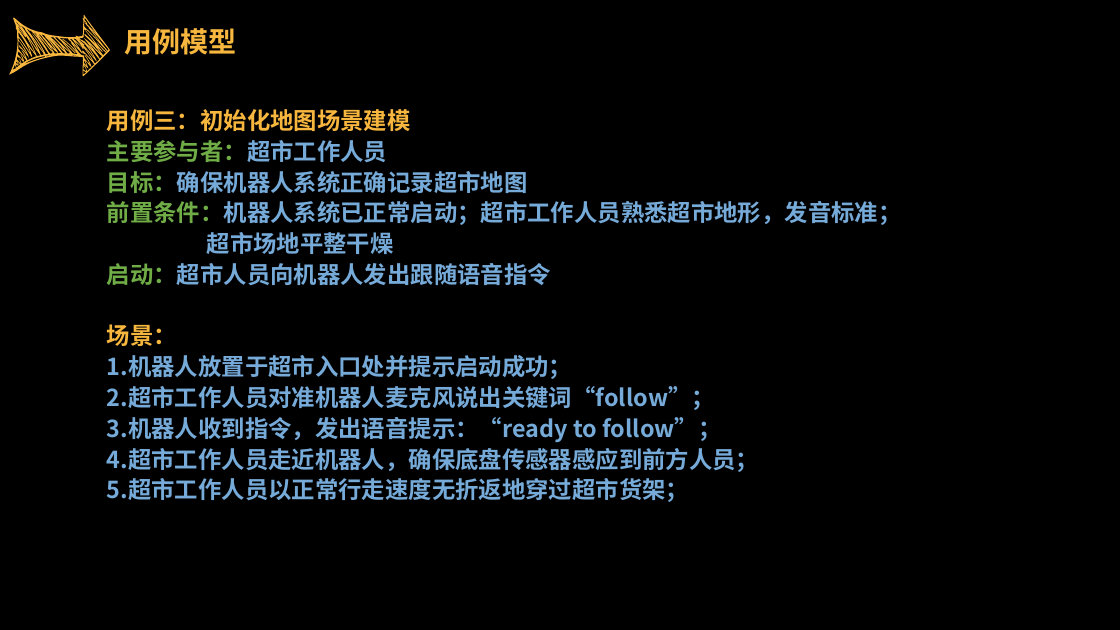
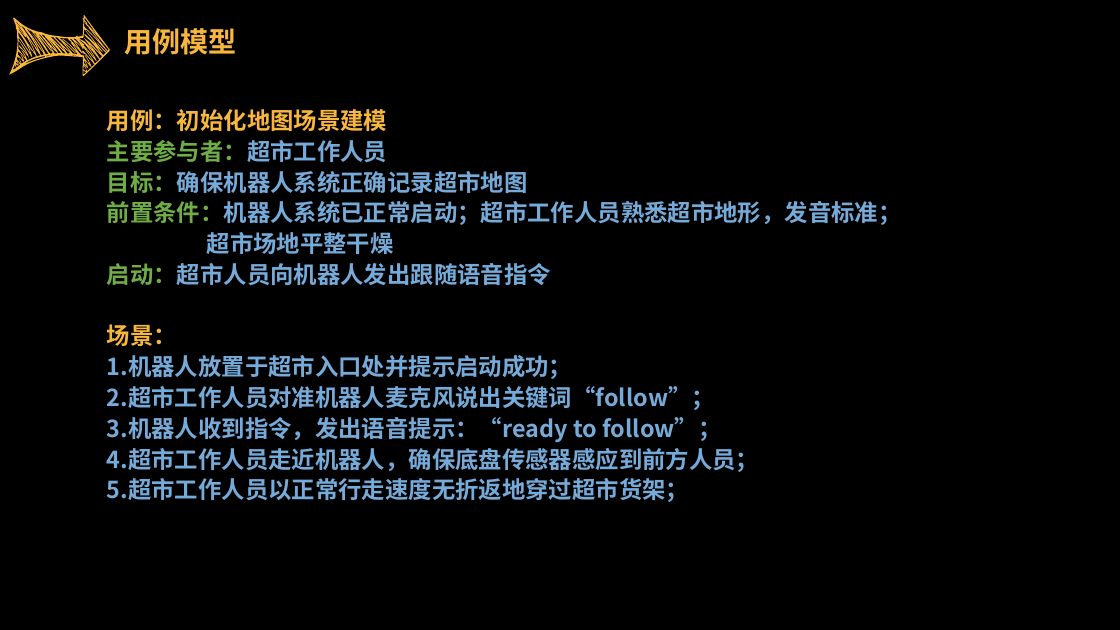
Before and after one commit to sebuaa2019/Team103, a slide deck: slide 7 of SE0423答辩TEAM103.pptx (slide 9 before the commit). Drawn at 1120x630 pixels with LibreOffice and Linux fonts; fonts in the diff are those of the drawing. Boxes give left, top, right and bottom in pixels: in the first picture for what was removed or moved away, otherwise in the second. Text is boxed around its words. In the diff, an @@ line names an element or a change of style, - is before the commit and + after.

```diff
--- a/SE0423答辩TEAM103.pptx
+++ b/SE0423答辩TEAM103.pptx
@@ text at bbox=[107, 109, 387, 131]: text changed @@
-用例三：初始化地图场景建模
+用例：初始化地图场景建模
```
Also in this commit, not shown: 5 other slides changed, 2 slides removed, 1 other file.
